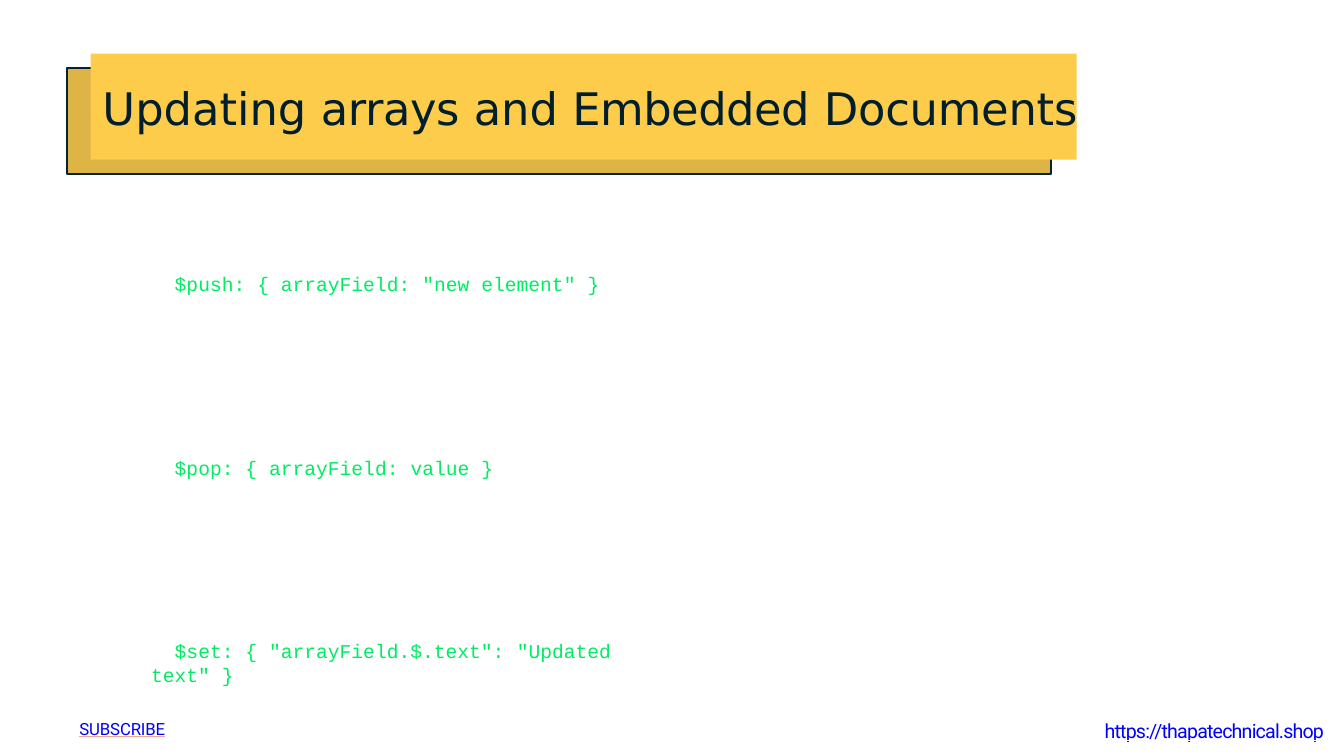
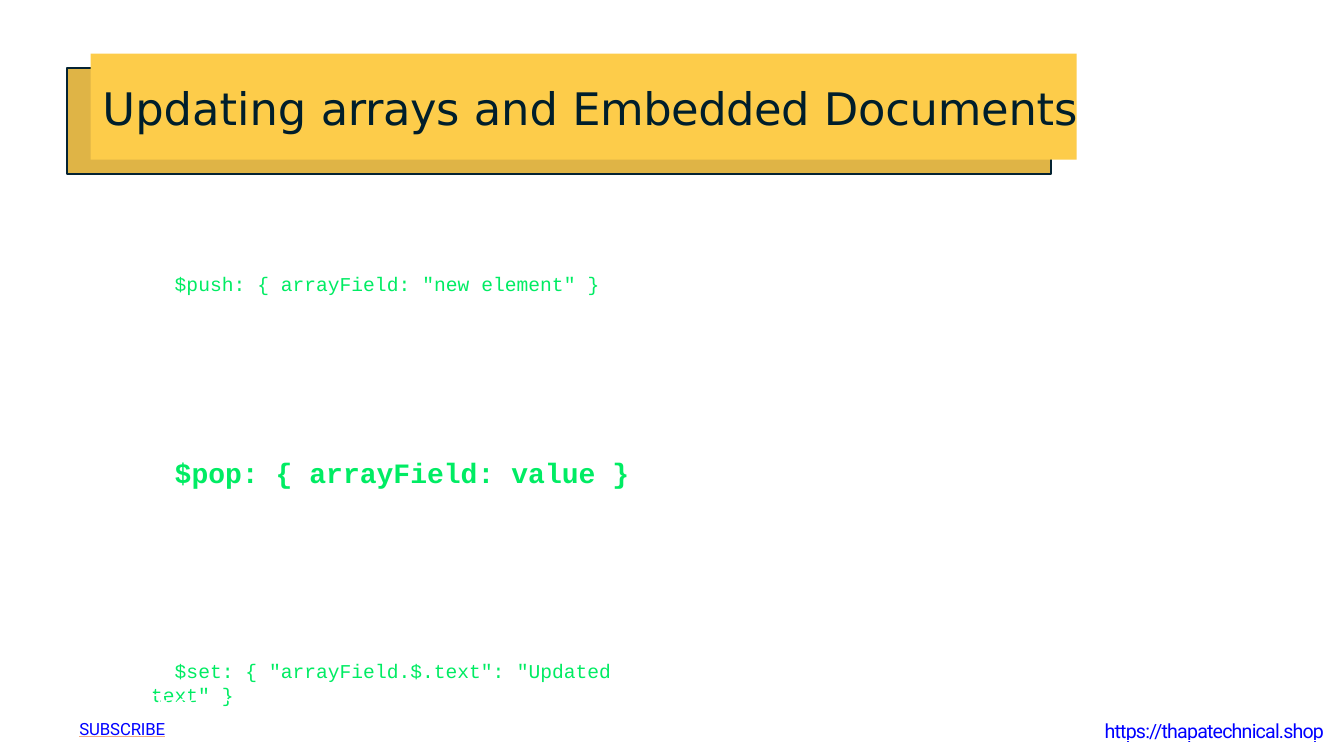
Before and after one commit to NehaTiwari2000/DBMS, a slide deck: slide 77 of MongoDB Commnads/MongoDB Course Neha.pptx (slide 62 before the commit). Drawn at 1344x756 pixels with LibreOffice and Linux fonts; fonts in the diff are those of the drawing; background and template pictures are left out. Boxes give left, top, right and bottom in pixels: in the first picture for what was removed or moved away, otherwise in the second. Text is boxed around its words. In the diff, an @@ line names an element or a change of style, - is before the commit and + after.

```diff
--- a/MongoDB Commnads/MongoDB Course Neha.pptx
+++ b/MongoDB Commnads/MongoDB Course Neha.pptx
@@ text at <box>175,463,595,489</box>: size 14 to 20 pt, bold on in "$pop: { arrayField: value } }", ");" @@
```
Also in this commit, not shown: 12 other slides changed, 19 slides added, 2 other files.
